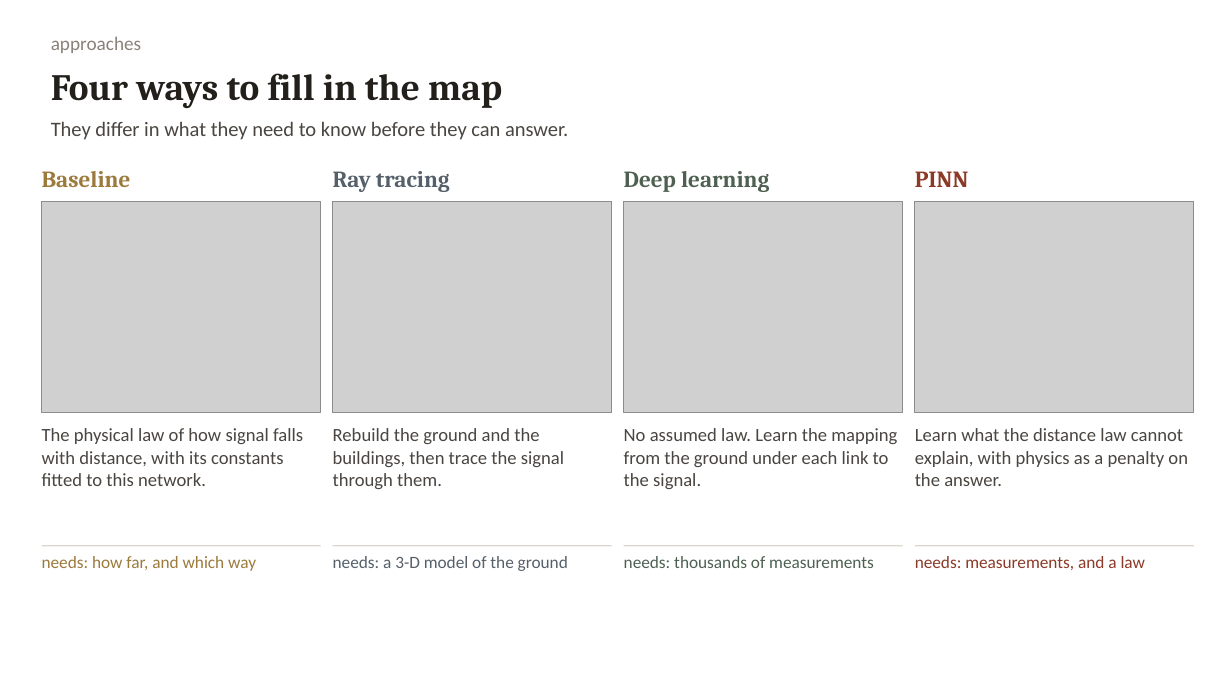
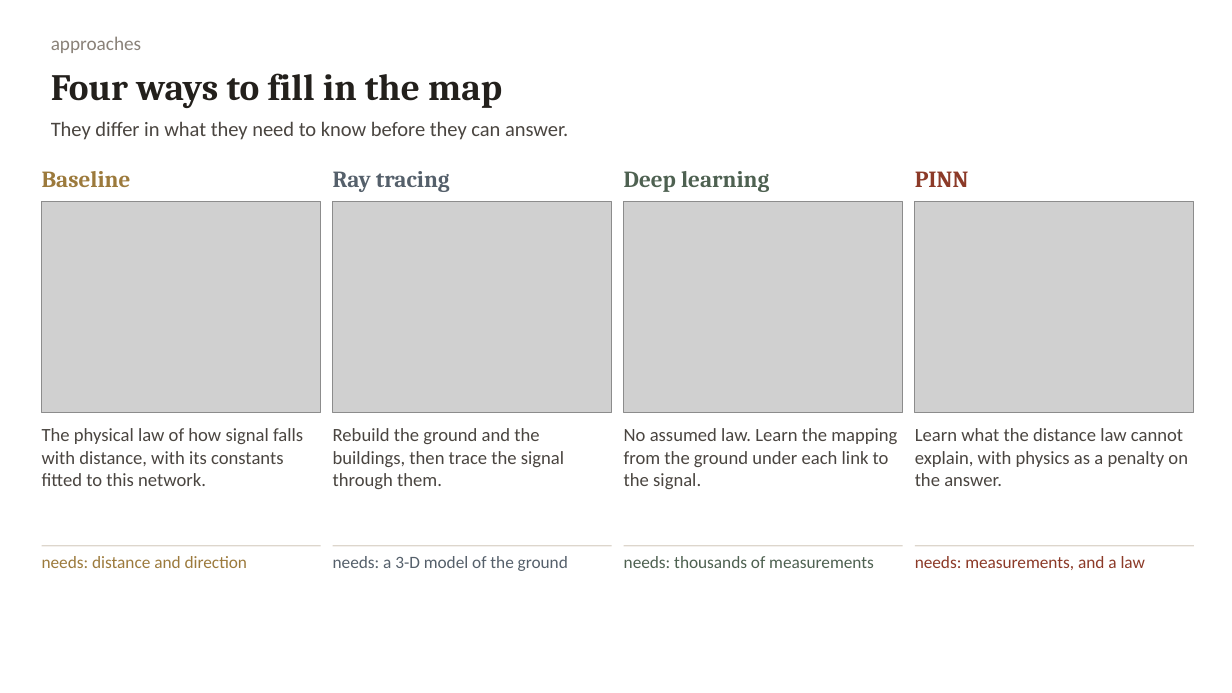
Before and after one commit to mtang724/arathon-c03-rural-infrastructure-placement, a slide deck: slide 3 of ARA_Challenge3.pptx. Drawn at 1232x693 pixels with LibreOffice and Linux fonts; fonts in the diff are those of the drawing; grey boxes stand for pictures. Boxes give left, top, right and bottom in pixels: in the first picture for what was removed or moved away, otherwise in the second. Text is boxed around its words. In the diff, an @@ line names an element or a change of style, - is before the commit and + after.

```diff
--- a/ARA_Challenge3.pptx
+++ b/ARA_Challenge3.pptx
@@ text at [42, 556, 247, 568]: text changed @@
-needs: how far, and which way
+needs: distance and direction
```
Also in this commit, not shown: 1 other file.
